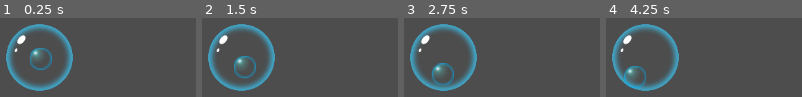
Above: before the commit, frames 1-4 (left to right).
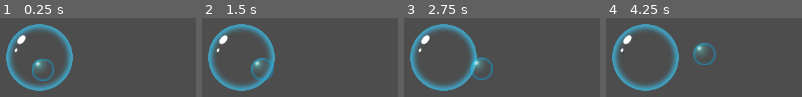
Above: after the commit, the same moments.

Repository: Zodayan/BubbleSurvivor
Game: Godot game, scene res://scenes/game.tscn
The game is run twice, just before and just after one commit, with the same random seed, the same clock (stepped at 60 frames per second) and the same inputs.
Inputs:
- Up to frame 1 (0.25 s): no input
- Up to frame 2 (1.5 s): no input
- Up to frame 3 (2.75 s): tap Enter at 2 s
- Up to frame 4 (4.25 s): no input

The runs differ from the first frame. In frame 1, 2.6% of the frame differs, in the area x 15-28%, y 37-80%; in frame 2, 2.7%; in frame 3, 2.9%; in frame 4, 2.9%, in the area x 9-57%, y 31-89%.

Commit message:
C'est trop bien godot

Diff:
--- a/bubblesurvior/scripts/enemies/enemy.gd
+++ b/bubblesurvior/scripts/enemies/enemy.gd
@@ -1,11 +1,11 @@
 extends Area2D
 class_name Enemy
 
-var vitesse: float = 5
+var vitesse: float = 10
 var pv_max: float = 10
 var pv: float = pv_max
 var degats: float = 1
-var direction: Vector2 = Vector2(1, 1)
+var direction: Vector2 = Vector2(1, 0)
 
 # Called when the node enters the scene tree for the first time.
 func _ready() -> void:
@@ -16,8 +16,7 @@
 func _process(delta: float) -> void:
 	position.x += vitesse * delta * direction.normalized()[0]
 	position.y += vitesse * delta * direction.normalized()[1]
-
-	direction = direction.rotated(0.01)
+	position.y = sin(float(Time.get_ticks_msec())/1000 * vitesse) * 10
 
 # Se déclenche quand le joueur rentre en collision avec la collision de ce sprite
 func _on_body_entered(body: Node2D) -> void:
